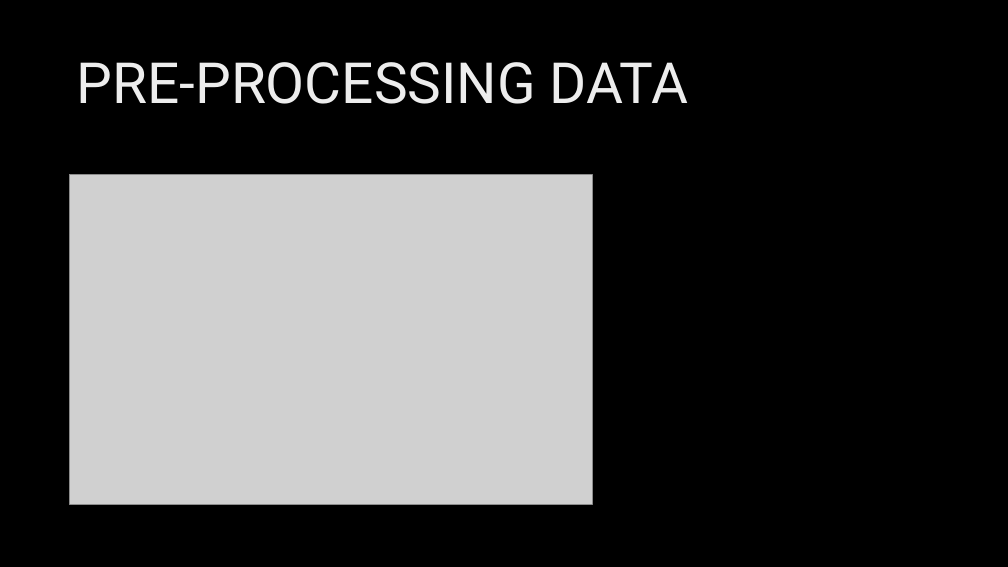
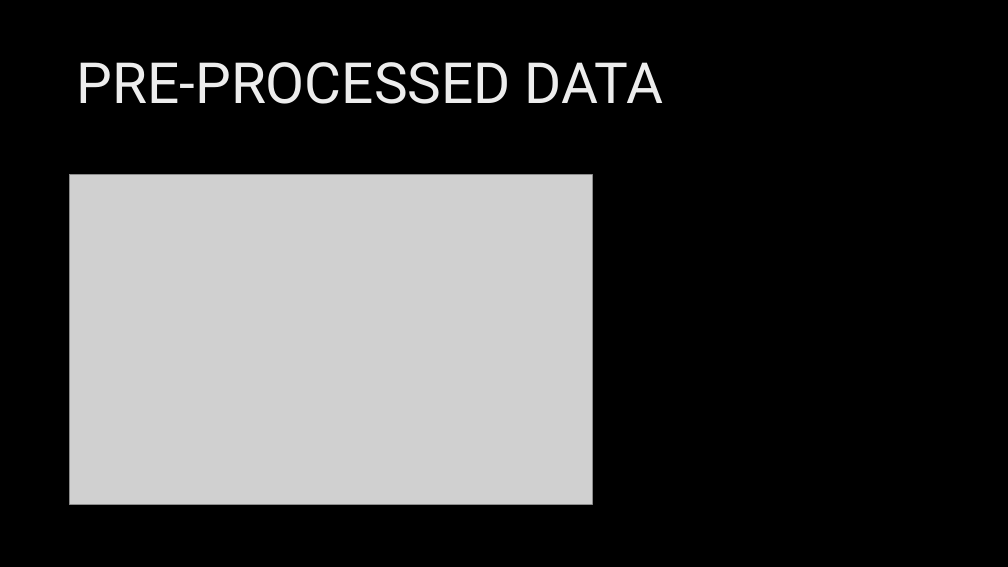
Before and after one commit to 2010030151-satya/Music-generation, a slide deck: slide 7 of presentations/aids_review2.pptx (slide 11 before the commit). Drawn at 1008x567 pixels with LibreOffice and Linux fonts; fonts in the diff are those of the drawing; grey boxes stand for pictures. Boxes give left, top, right and bottom in pixels: in the first picture for what was removed or moved away, otherwise in the second. Text is boxed around its words. In the diff, an @@ line names an element or a change of style, - is before the commit and + after.

```diff
--- a/presentations/aids_review2.pptx
+++ b/presentations/aids_review2.pptx
@@ title at [77,62,664,104]: text changed @@
-PRE-PROCESSING DATA
+PRE-PROCESSED DATA
```
Also in this commit, not shown: 3 other slides changed.
